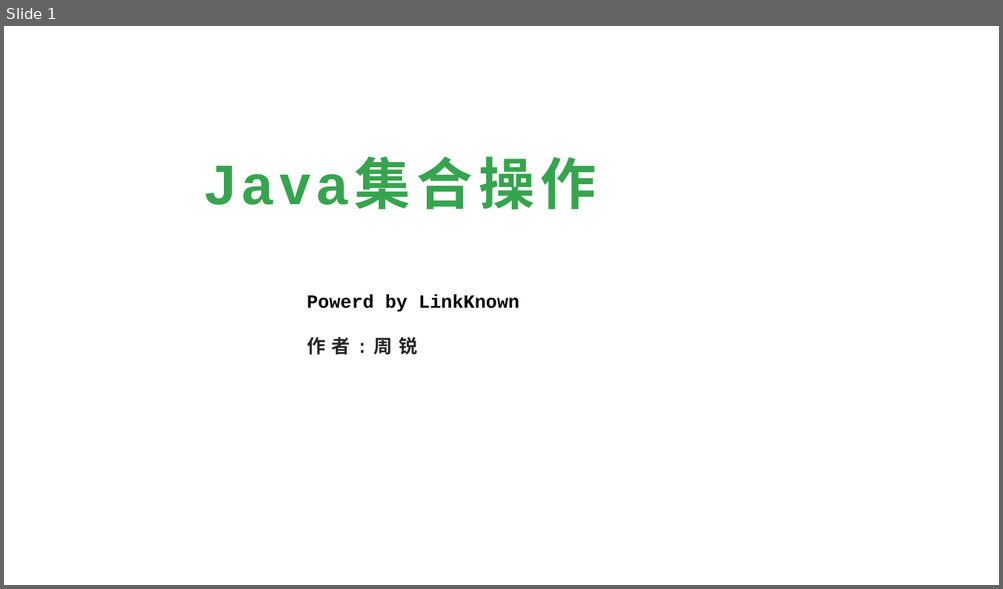
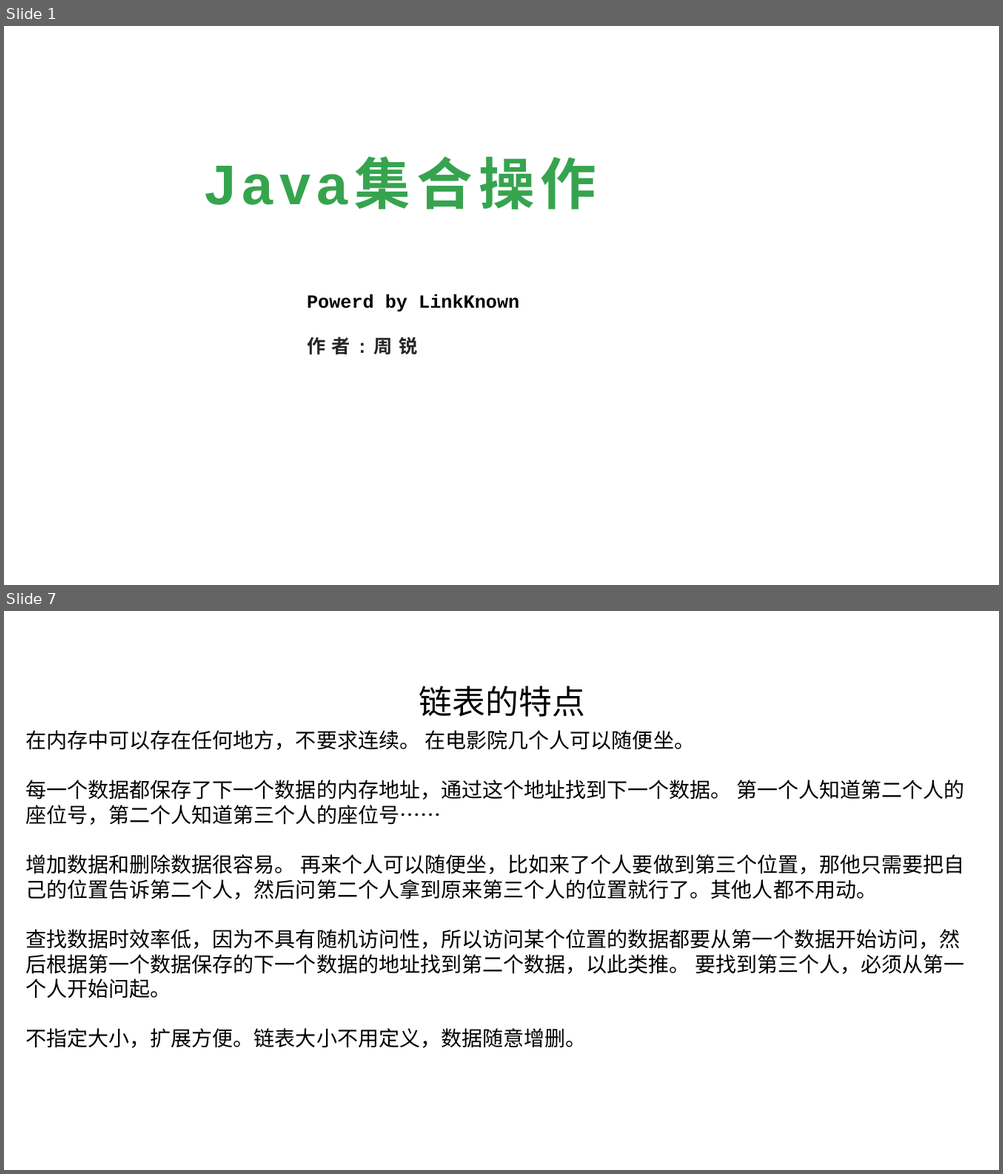
Before and after one commit to linkknown/PPT, a slide deck: 基础PPT/第7章：Java集合操作.pptx. Shown one above the other, each under a label of ours: slide 1 before the commit, slides 1 and 7 after it; the slides between them are not shown. The pictures are 1003x589 and 1003x1174 pixels, drawn with LibreOffice and Linux fonts; fonts in the diff are those of the drawing; background and template pictures are left out. Boxes give left, top, right and bottom in pixels: in the first picture for what was removed or moved away, otherwise in the second. Text is boxed around its words. In the diff, an @@ line names an element or a change of style, - is before the commit and + after.

```diff
--- a/基础PPT/第7章：Java集合操作.pptx
+++ b/基础PPT/第7章：Java集合操作.pptx
@@ slide 7 added at (x1=4, y1=611, x2=999, y2=1170), background picture (left out) @@
@@ text added at (x1=419, y1=686, x2=585, y2=717), 32 pt, text #000000 @@
+链表的特点
@@ text added at (x1=25, y1=730, x2=965, y2=1048), 20 pt, text #000000 @@
+在内存中可以存在任何地方，不要求连续。 在电影院几个人可以随便坐。
+每一个数据都保存了下一个数据的内存地址，通过这个地址找到下一个数据。 第一个人知道第二个人的座位号，第二个人知道第三个人的座位号……
+增加数据和删除数据很容易。 再来个人可以随便坐，比如来了个人要做到第三个位置，那他只需要把自己的位置告诉第二个人，然后问第二个人拿到原来第三个人的位置就行了。其他人都不用动。
+查找数据时效率低，因为不具有随机访问性，所以访问某个位置的数据都要从第一个数据开始访问，然后根据第一个数据保存的下一个数据的地址找到第二个数据，以此类推。 要找到第三个人，必须从第一个人开始问起。
+不指定大小，扩展方便。链表大小不用定义，数据随意增删。
```
Also in this commit, not shown: 5 other slides added, 1 other file.
